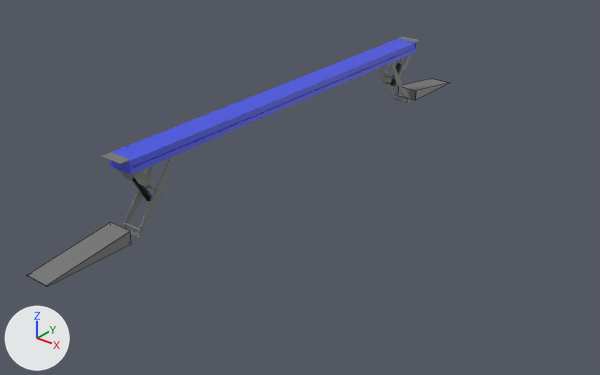
Renders of the Blender file SourceModels/Ravaglioli 835.blend from each side of a commit.
Rendered twice from a 50 mm camera at (15.83, -18.13, 10.26) aimed at (2.77, -1.8, 0.14). The axes (+X, +Y, +Z) are drawn at lower left. The lights are the same throughout. Mesh edges are drawn as thin lines on the coarser meshes.

The first picture shows 'LaneConnectorLeftBack', 'LaneConnectorLeftFront', 'LeftMainLane'.
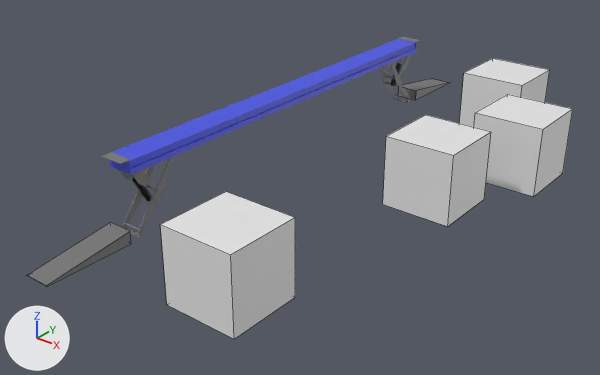
Boxes (x1, y1, x2, y2) around the edits, measured in the pictures (600 x 375 px):
'aminationPlayerTrigger', added
    after: (160, 192, 295, 339)
'vehicleTrigger', added
    after: (383, 115, 491, 226)
'workShopPlayerTrigger', added
    after: (474, 94, 573, 197)
'workShopVehicleTrigger', added
    after: (459, 58, 549, 127)

Diff of the bpy script that builds the scene:
```diff
--- a/SourceModels/Ravaglioli 835.blend.py
+++ b/SourceModels/Ravaglioli 835.blend.py
@@ me_cube_106 @@
+me_cube_106.from_pydata(...)  # a box spanning x -1.0..1.0, y -1.0..1.0, z -1.0..1.0
@@ ob_aminationplayertrigger @@
+ob_aminationplayertrigger = bpy.data.objects.new('aminationPlayerTrigger', me_cube_106)
+ob_aminationplayertrigger.parent = ob_function
+ob_aminationplayertrigger.location = (5.0, -7.0, 1.0)
@@ ob_function @@
+ob_function = bpy.data.objects.new('function', None)
+ob_function.parent = ob_ravaglioli_835
+ob_function.location = (0.0, 0.0, 0.0)
@@ ob_ravaglioli_835 @@
+ob_ravaglioli_835 = bpy.data.objects.new('Ravaglioli 835', None)
+ob_ravaglioli_835.location = (0.0, 0.0, 0.0)
@@ ob_workshopvehicletrigger @@
+ob_workshopvehicletrigger = bpy.data.objects.new('workShopVehicleTrigger', me_cube_106.copy())
+ob_workshopvehicletrigger.parent = ob_function
+ob_workshopvehicletrigger.location = (5.0, 6.0, 1.0)
@@ ob_workshopplayertrigger @@
+ob_workshopplayertrigger = bpy.data.objects.new('workShopPlayerTrigger', me_cube_106.copy())
+ob_workshopplayertrigger.parent = ob_function
+ob_workshopplayertrigger.location = (7.0, 3.0, 1.0)
@@ ob_vehicletrigger @@
+ob_vehicletrigger = bpy.data.objects.new('vehicleTrigger', me_cube_106.copy())
+ob_vehicletrigger.parent = ob_function
+ob_vehicletrigger.location = (6.0, 0.0, 1.0)
```
